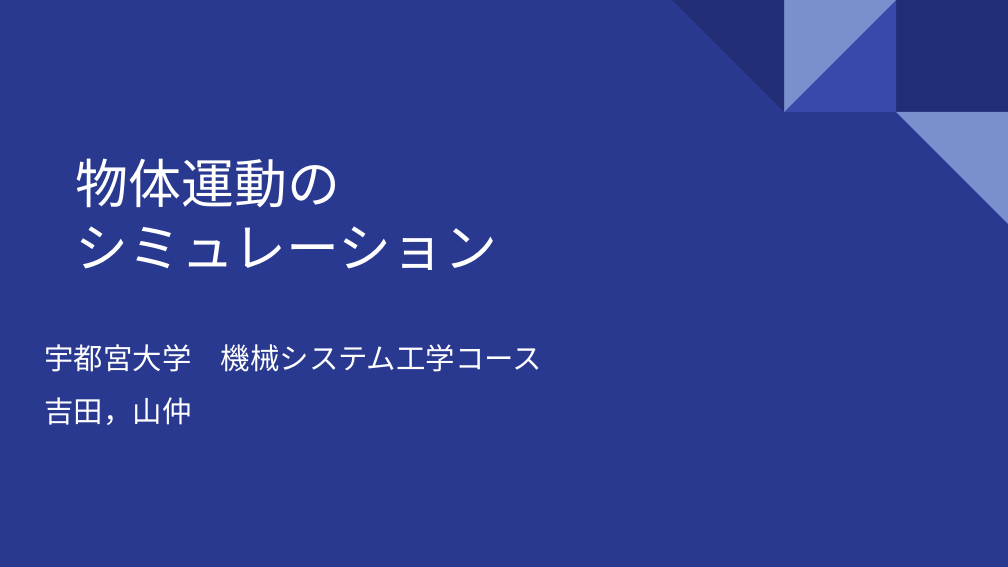
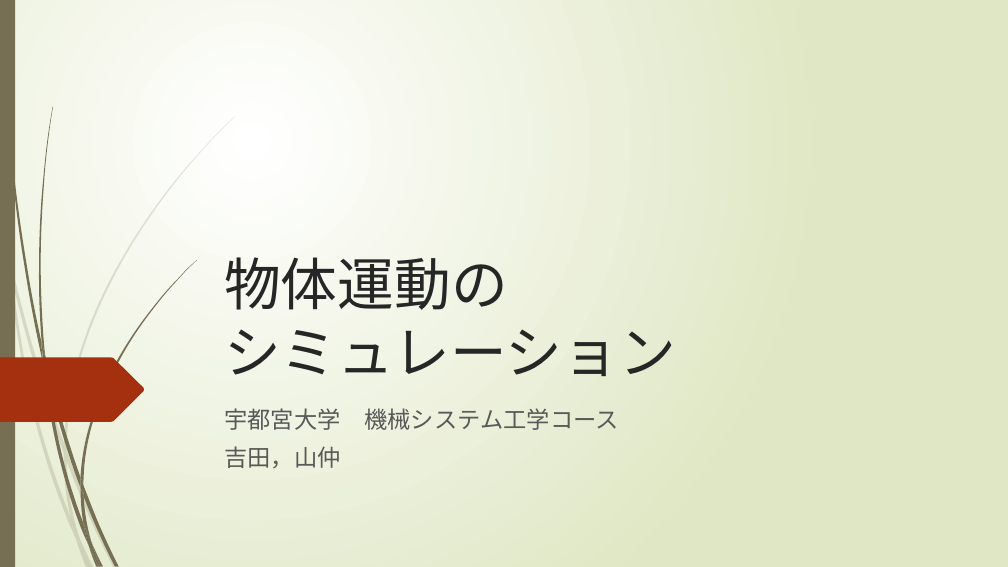
Before and after one commit to ktysd-lab/Outreach, a slide deck: slide 1 of docs/高校生へのメッセージ.pptx. Drawn at 1008x567 pixels with LibreOffice and Linux fonts; fonts in the diff are those of the drawing. Boxes give left, top, right and bottom in pixels: in the first picture for what was removed or moved away, otherwise in the second. Text is boxed around its words. In the diff, an @@ line names an element or a change of style, - is before the commit and + after.

```diff
--- a/docs/高校生へのメッセージ.pptx
+++ b/docs/高校生へのメッセージ.pptx
@@ background #2A3990 to gradient #FFFFFF to #DFE8C4 @@
@@ rectangle added at [0,0,15,566], fill #766F54 @@
@@ group removed at [672,0,1008,224]: 4 right triangles, 1 rectangle @@
@@ title "物体運動の": place and size @@
-title "物体運動の" at [76,158,497,270]
+title "物体運動の" at [224,257,676,377]
@@ title "物体運動の" at [224,257,676,377]: size 37.8 to 40.5 pt, font Roboto to League Spartan, text colour #FFFFFF to #262626 @@
@@ freeform shape added at [0,358,144,422], fill #A53010 @@
@@ subtitle "宇都宮大学 機械システム工学コース": place and size @@
-subtitle "宇都宮大学 機械システム工学コース" at [44,344,542,372]
+subtitle "宇都宮大学 機械システム工学コース" at [224,408,619,430]
@@ subtitle "宇都宮大学 機械システム工学コース" at [224,408,619,430]: size 21 to 16.6 pt, font Roboto to League Spartan, text colour #FFFFFF to #595959; line spacing 1.5 to 1; more space between paragraphs @@
@@ group added at [0,116,236,567]: 10 freeform shapes @@
@@ group added at [2,0,198,567]: 12 freeform shapes @@
```
Also in this commit, not shown: 4 other slides changed, 4 other files.
